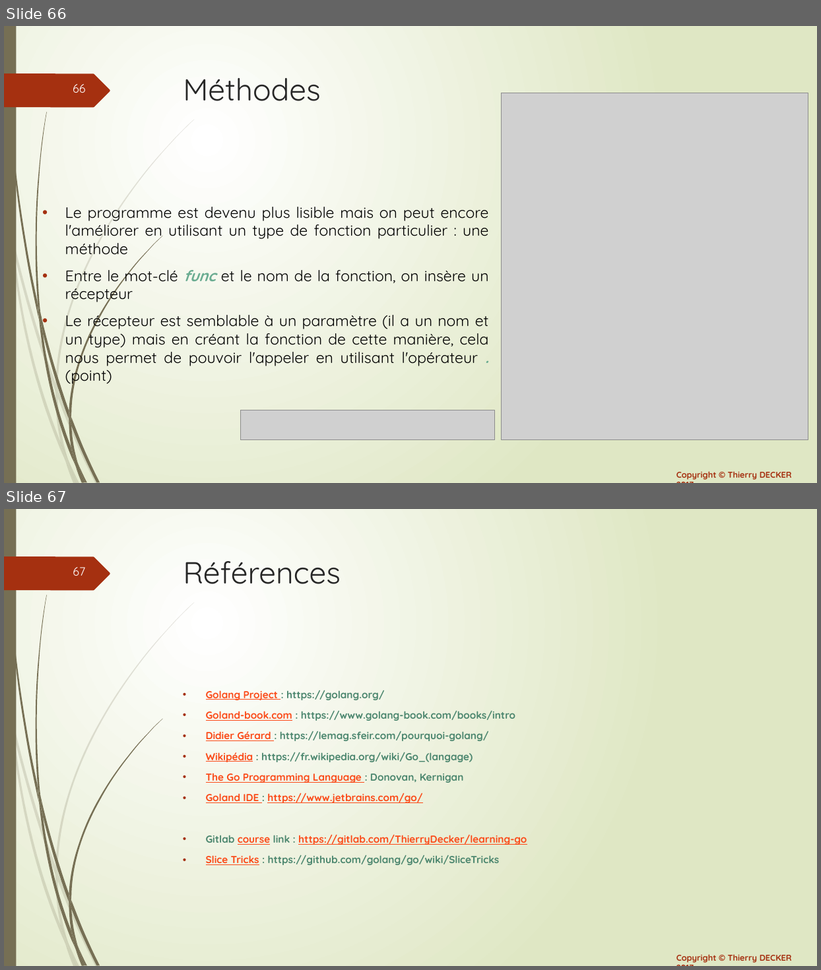
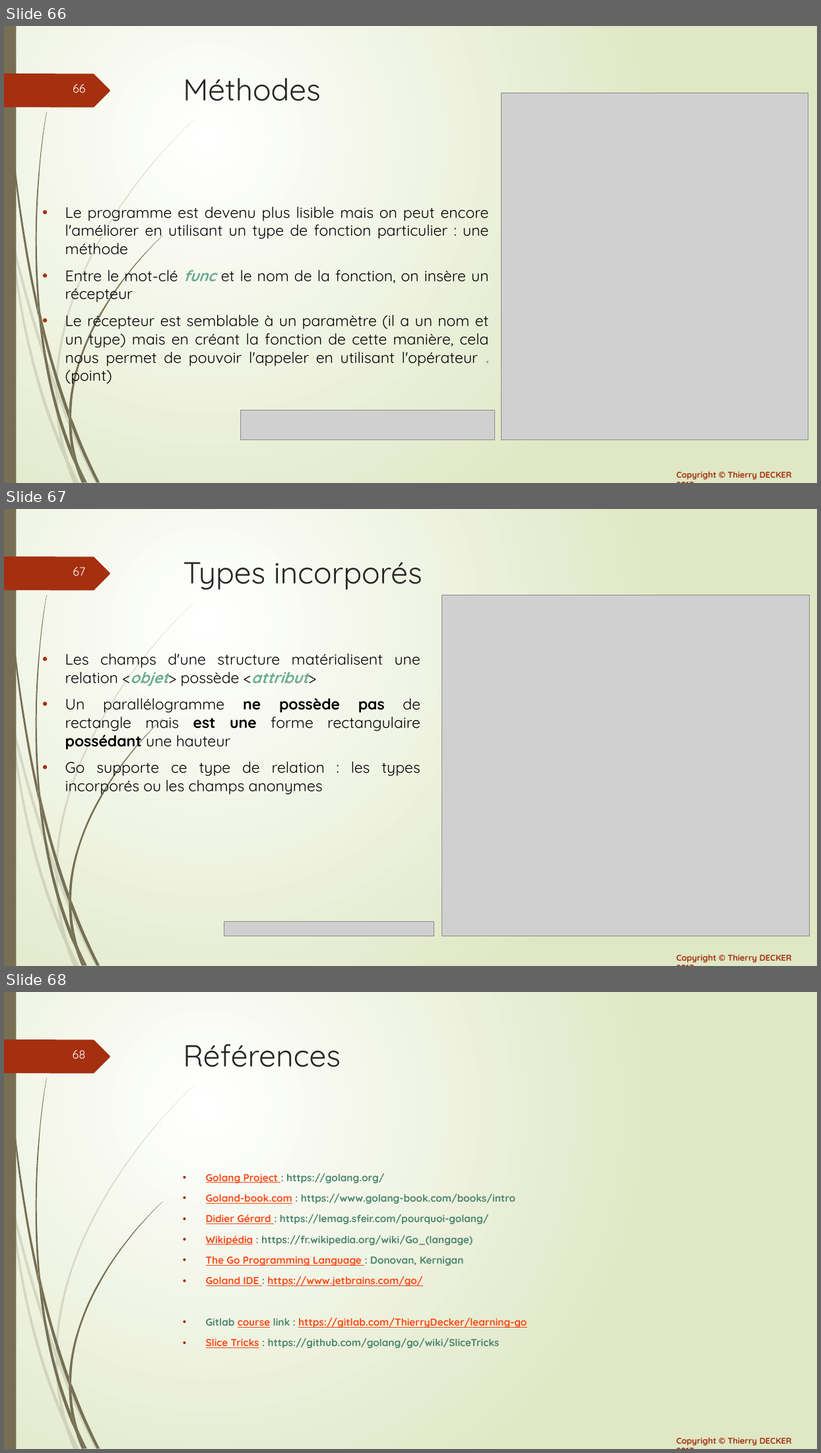
Before and after one commit to thierrydecker/learning-go, a slide deck: documentations/learning-go.pptx. Shown one above the other, each under a label of ours: slides 66 and 67 before the commit, slides 66, 67 and 68 after it. The pictures are 821x970 and 821x1453 pixels, drawn with LibreOffice and Linux fonts; fonts in the diff are those of the drawing; grey boxes stand for pictures. Boxes give left, top, right and bottom in pixels: in the first picture for what was removed or moved away, otherwise in the second. Text is boxed around its words. In the diff, an @@ line names an element or a change of style, - is before the commit and + after.

Commit message:
Added embeded types

```diff
--- a/documentations/learning-go.pptx
+++ b/documentations/learning-go.pptx
@@ slide 67 added at [4,509,817,966], background gradient #FFFFFF to #DFE8C4; not listed: 26 template elements that a slide beside it also shows @@
@@ title added at [183,562,422,590], 36 pt, text #262626 @@
+Types incorporés
@@ picture added at [442,595,810,936] @@
@@ text added at [65,654,420,795], 18 pt, text #000000 @@
+• Les champs d'une structure matérialisent une relation <objet> possède <attribut>
+• Un parallélogramme ne possède pas de rectangle mais est une forme rectangulaire possédant une hauteur
+• Go supporte ce type de relation : les types incorporés ou les champs anonymes
@@ picture added at [224,922,435,937] @@
@@ what was slide 67 is now slide 68 @@
@@ page number at [73,1050,86,1059]: text changed @@
-67
+68
```
Also in this commit, not shown: 2 other files.
